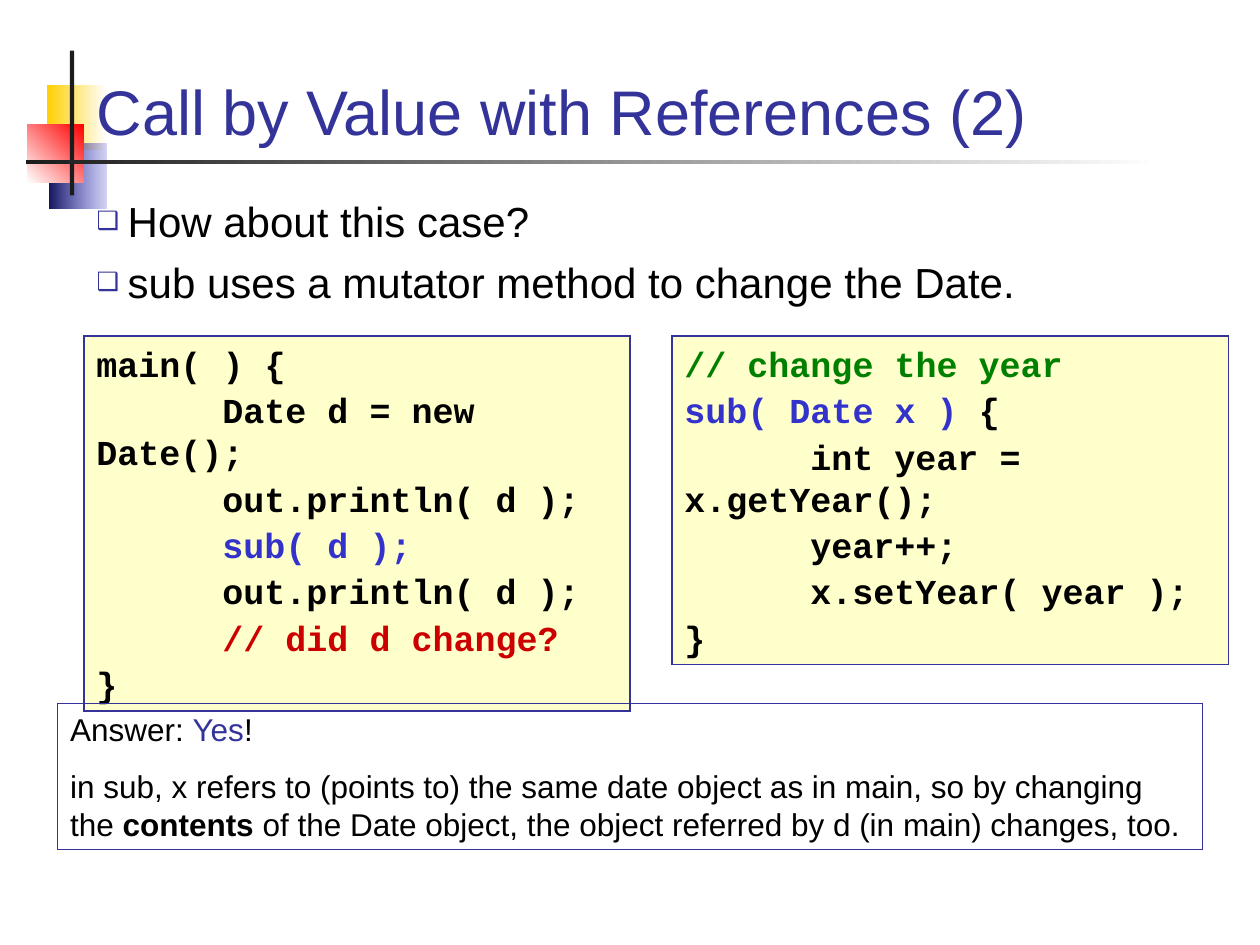
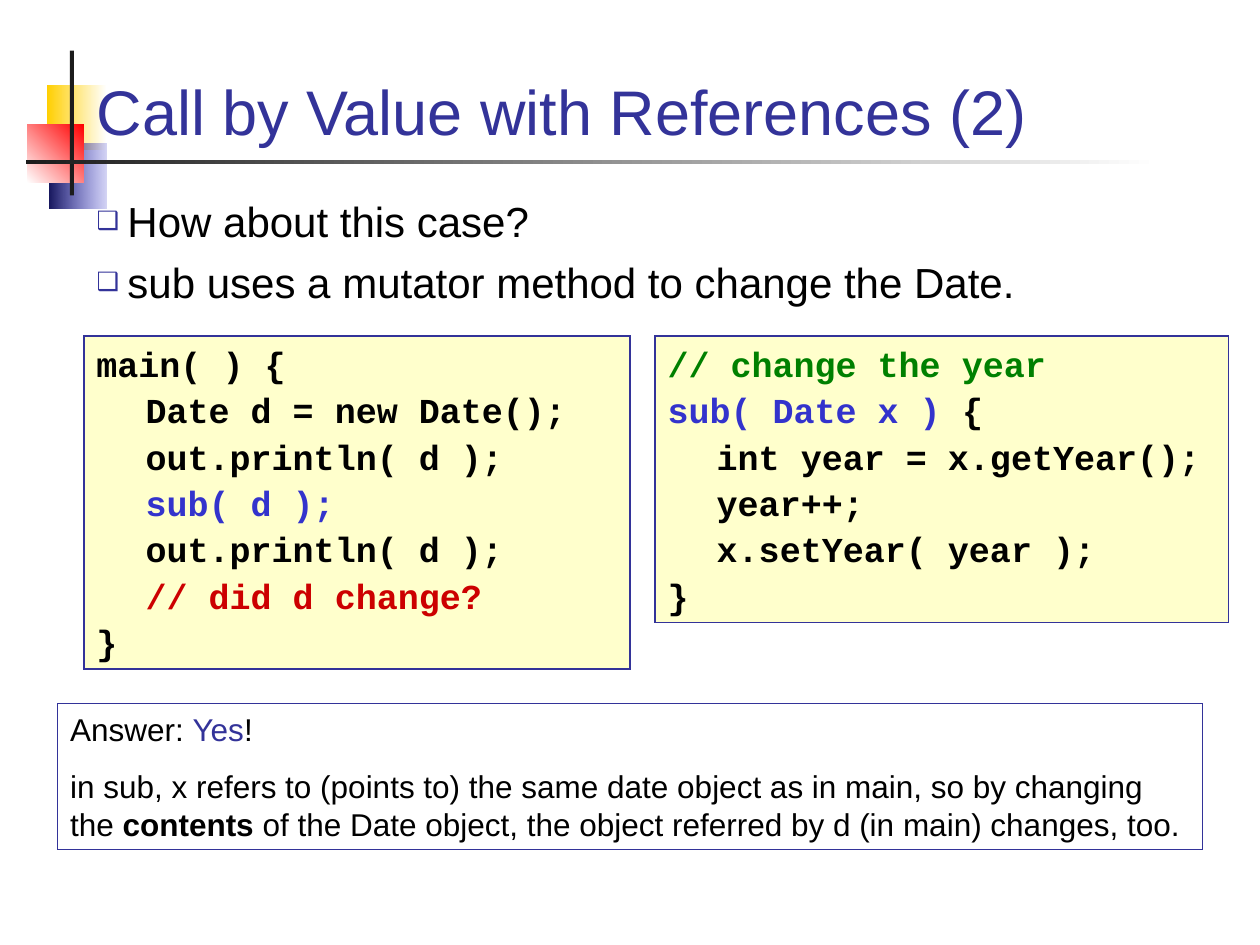
Before and after one commit to skeoop/skeoop.github.io, a slide deck: slide 27 of week3/R1-Review-OO-Concepts.ppt (slide 29 before the commit). Drawn at 1260x945 pixels with LibreOffice and Linux fonts; fonts in the diff are those of the drawing. Boxes give left, top, right and bottom in pixels: in the first picture for what was removed or moved away, otherwise in the second. Text is boxed around its words. In the diff, an @@ line names an element or a change of style, - is before the commit and + after.

Commit message:
Update review slides and remove unnecessary ones. OpenOffice screwed up some formatting.

```diff
--- a/week3/R1-Review-OO-Concepts.ppt
+++ b/week3/R1-Review-OO-Concepts.ppt
@@ text "How about this case?" at [127,206,1014,306]: indent changed @@
@@ rectangle "main( ) {": place and size @@
-rectangle "main( ) {" at [84,336,630,712]
+rectangle "main( ) {" at [84,336,630,669]
@@ rectangle "// change the year": place and size @@
-rectangle "// change the year" at [672,336,1228,665]
+rectangle "// change the year" at [655,336,1228,624]
```
Also in this commit, not shown: 69 other slides changed, 3 slides removed, 1 other file.
